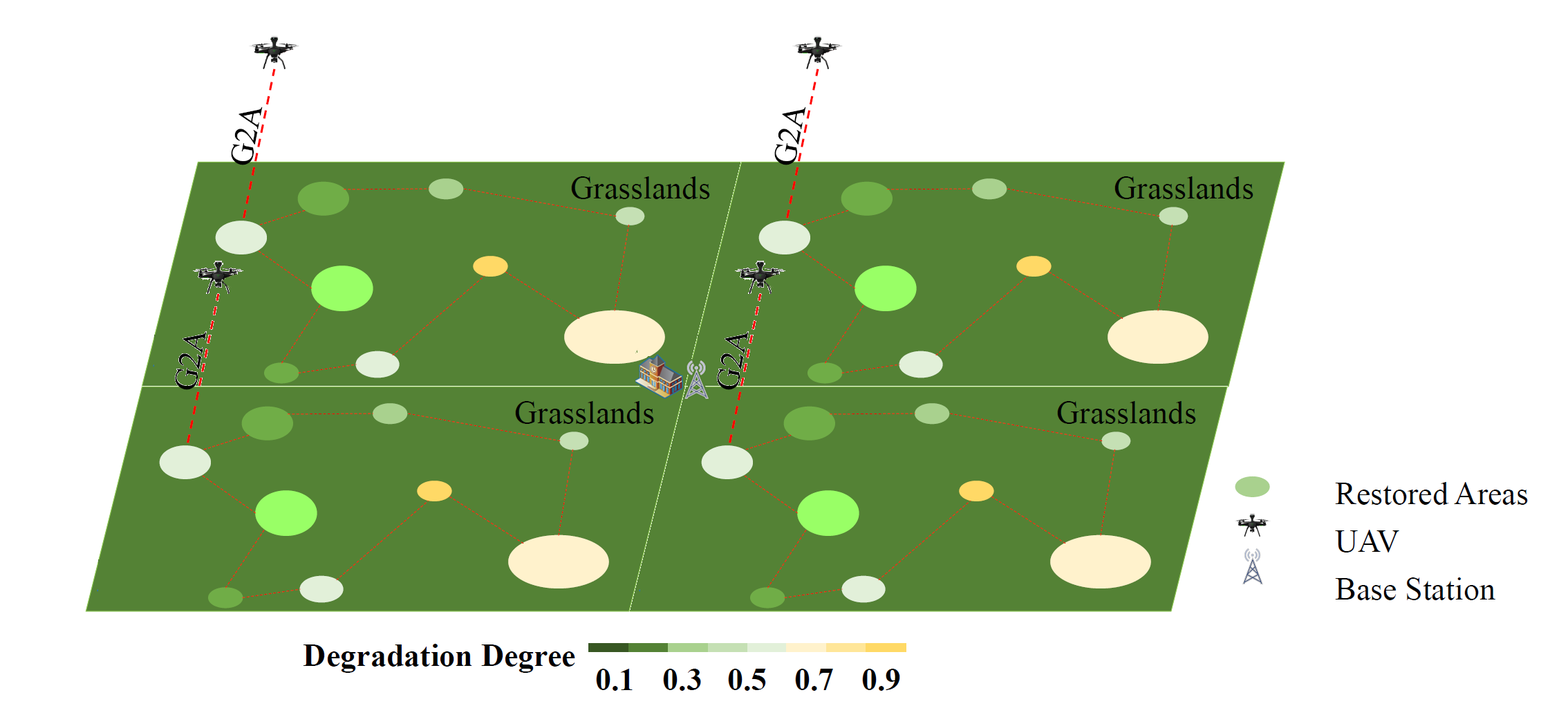
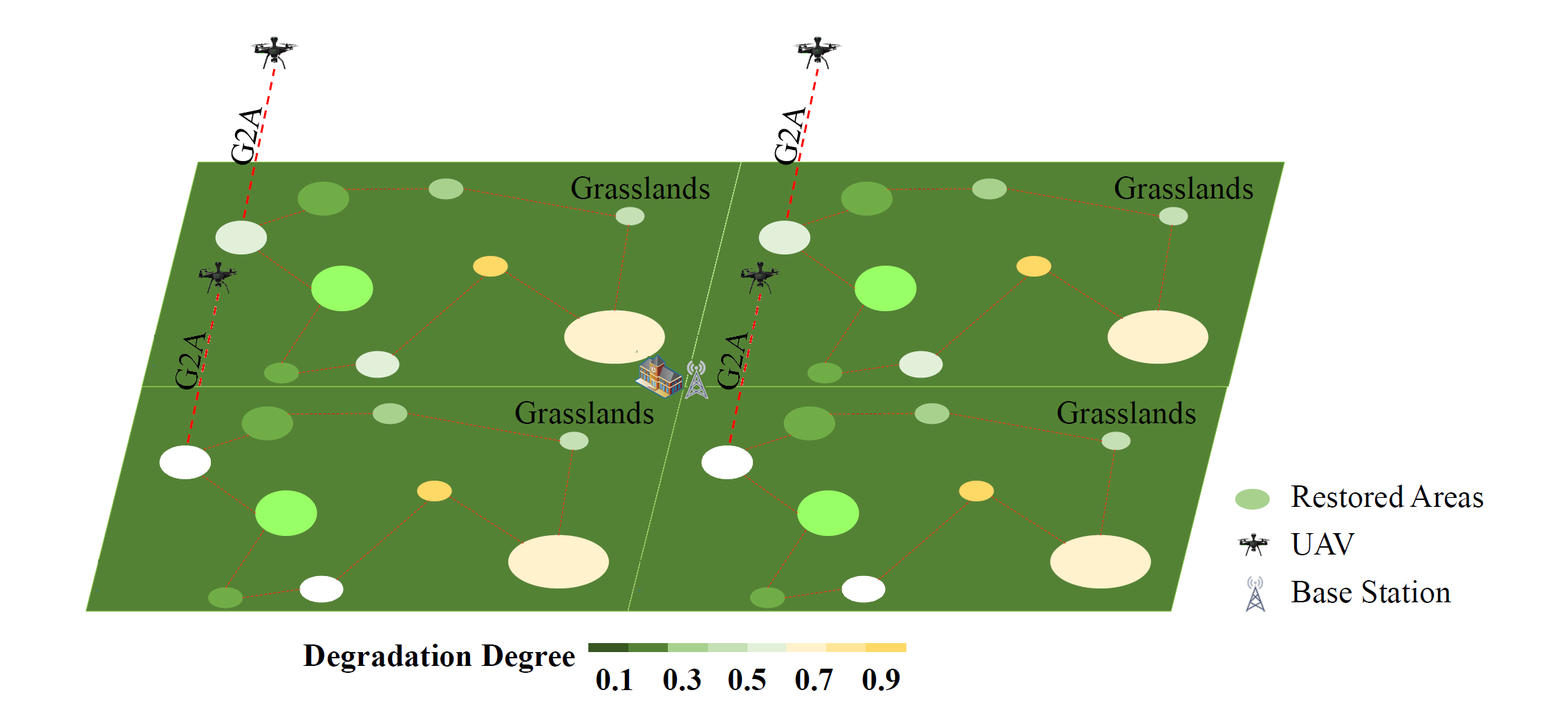
The second 1568×715 image is a revision of the first. Changes to its layers:
renamed "图例" to "图层 2", painted on it over left=1234, top=475, right=1528, bottom=613
renamed "左下" to "右下", moved it above "左下", painted on it over left=627, top=260, right=1228, bottom=612
renamed "右下" to "左下", painted on it over left=85, top=260, right=686, bottom=612
